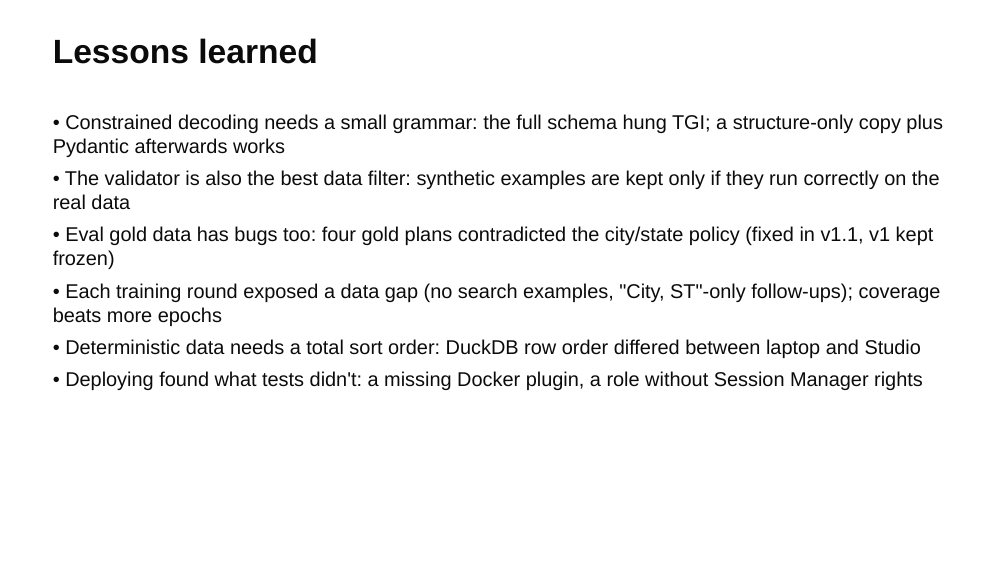
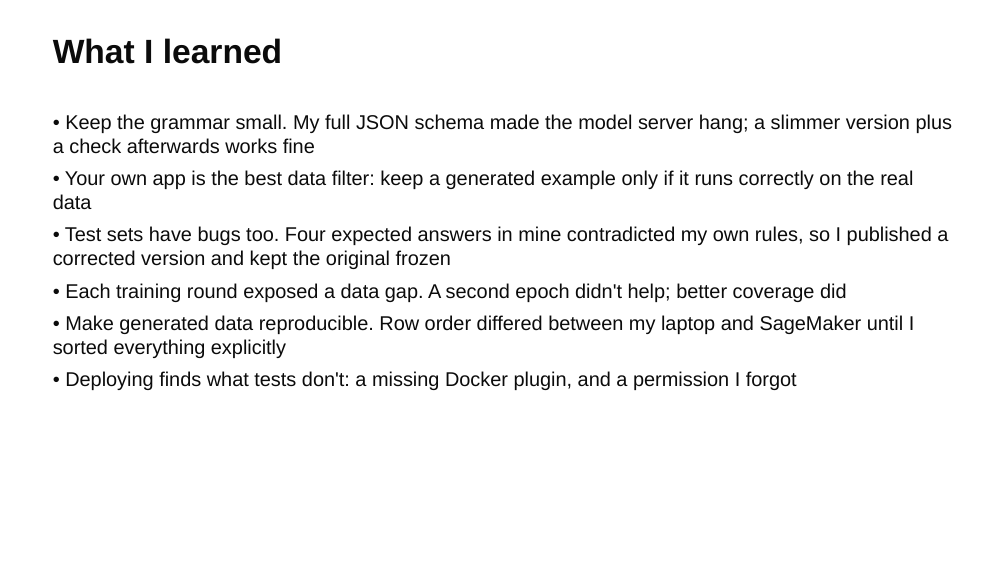
Before and after one commit to weimiao67/llm-class-final, a slide deck: slide 14 of docs/slides/housing-analyst.pptx. Drawn at 1008x567 pixels with LibreOffice and Linux fonts; fonts in the diff are those of the drawing. Boxes give left, top, right and bottom in pixels: in the first picture for what was removed or moved away, otherwise in the second. Text is boxed around its words. In the diff, an @@ line names an element or a change of style, - is before the commit and + after.

```diff
--- a/docs/slides/housing-analyst.pptx
+++ b/docs/slides/housing-analyst.pptx
@@ text at (x1=53, y1=38, x2=282, y2=64): text changed @@
-Lessons learned
+What I learned
@@ text at (x1=53, y1=114, x2=953, y2=390): text changed @@
-• Constrained decoding needs a small grammar: the full schema hung TGI; a structure-only copy plus Pydantic afterwards works
-• The validator is also the best data filter: synthetic examples are kept only if they run correctly on the real data
-• Eval gold data has bugs too: four gold plans contradicted the city/state policy (fixed in v1.1, v1 kept frozen)
-• Each training round exposed a data gap (no search examples, "City, ST"-only follow-ups); coverage beats more epochs
-• Deterministic data needs a total sort order: DuckDB row order differed between laptop and Studio
-• Deploying found what tests didn't: a missing Docker plugin, a role without Session Manager rights
+• Keep the grammar small. My full JSON schema made the model server hang; a slimmer version plus a check afterwards works fine
+• Your own app is the best data filter: keep a generated example only if it runs correctly on the real data
+• Test sets have bugs too. Four expected answers in mine contradicted my own rules, so I published a corrected version and kept the original frozen
+• Each training round exposed a data gap. A second epoch didn't help; better coverage did
+• Make generated data reproducible. Row order differed between my laptop and SageMaker until I sorted everything explicitly
+• Deploying finds what tests don't: a missing Docker plugin, and a permission I forgot
```
Also in this commit, not shown: 14 other slides changed, 1 other file.
